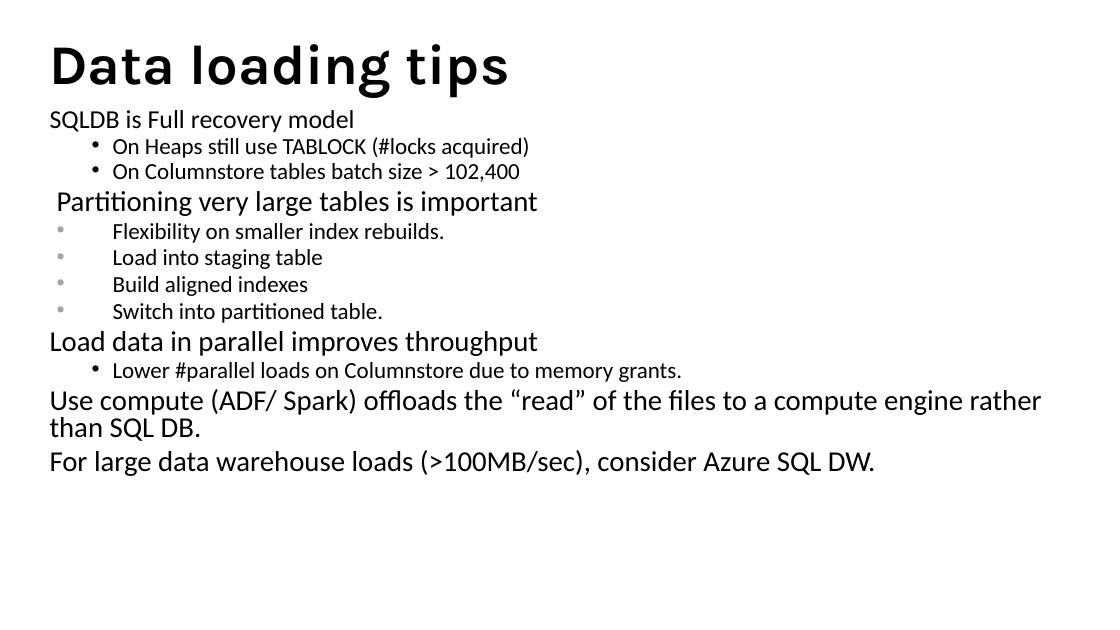
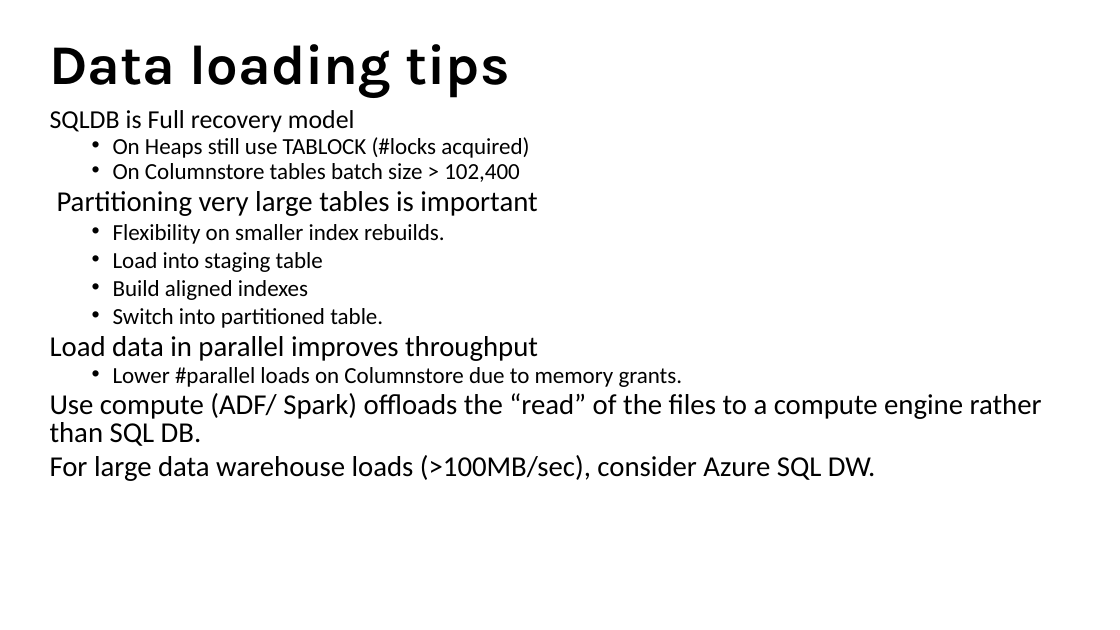
Before and after one commit to amthomas46/SQL, a slide deck: slide 20 of sql-intersections/slides/Azure SQL Database-Maximizing Cloud Performance and Availability.pptx. Drawn at 1120x630 pixels with LibreOffice and Linux fonts; fonts in the diff are those of the drawing. Boxes give left, top, right and bottom in pixels: in the first picture for what was removed or moved away, otherwise in the second. Text is boxed around its words. In the diff, an @@ line names an element or a change of style, - is before the commit and + after.

```diff
--- a/sql-intersections/slides/Azure SQL Database-Maximizing Cloud Performance and Availability.pptx
+++ b/sql-intersections/slides/Azure SQL Database-Maximizing Cloud Performance and Availability.pptx
@@ text at box(113, 224, 445, 328): list level 1 to 2 in "Flexibility on smaller index rebuilds."; list level 1 to 2 in "Load into staging table"; list level 1 to 2 in "Build aligned indexes"; list level 1 to 2 in "Switch into partitioned table." @@
```
Also in this commit, not shown: 2 other slides changed, 1 slide added.
